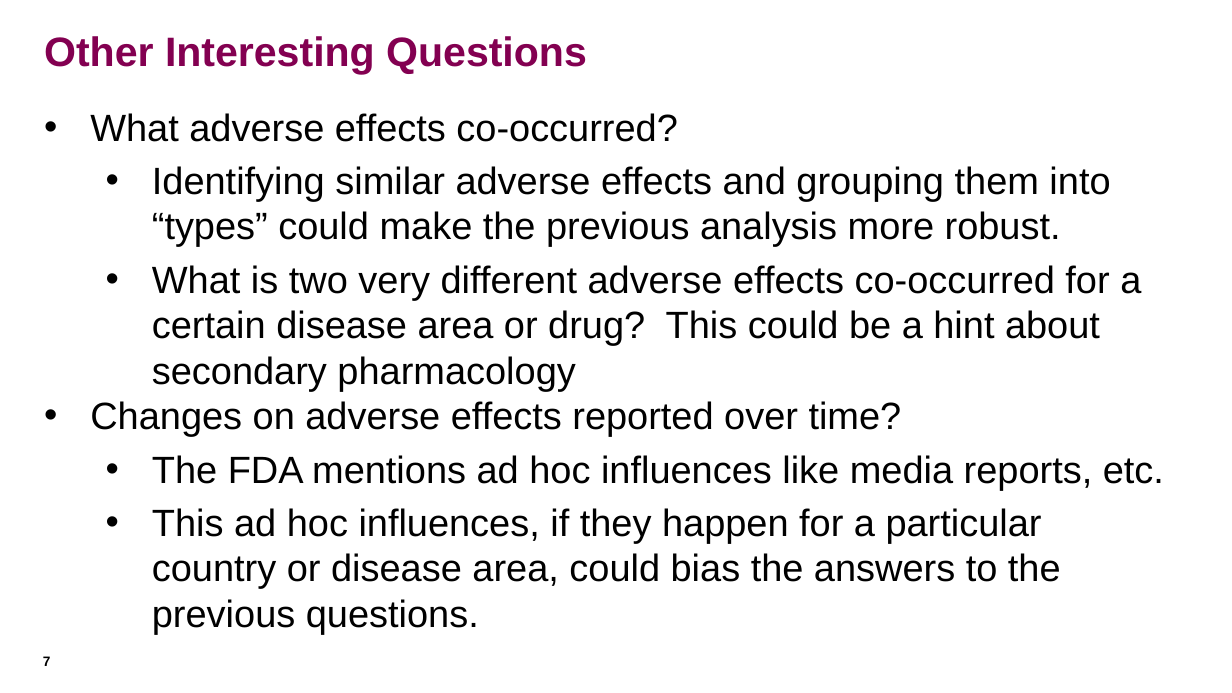
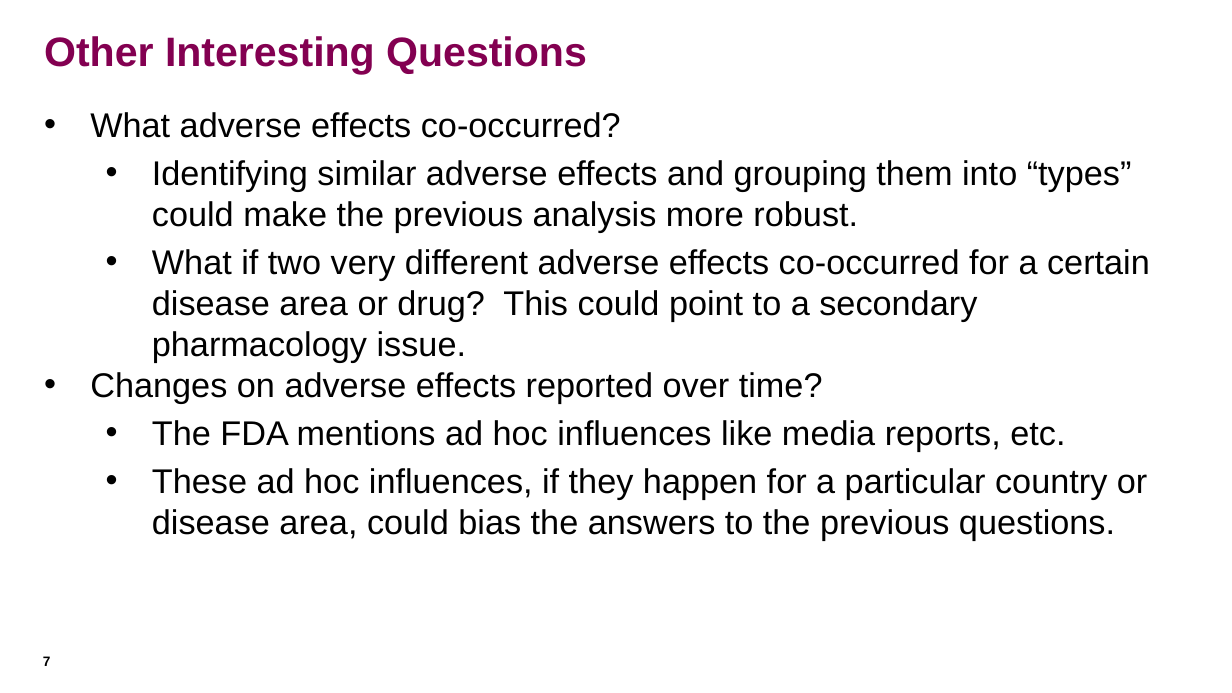
Before and after one commit to SalazarDomingo/FDA-Drug-Adverse-Effects-Analysis, a slide deck: slide 7 of FDA_DrugAdverseEffectsAnalysis.pptx. Drawn at 1232x693 pixels with LibreOffice and Linux fonts; fonts in the diff are those of the drawing. Boxes give left, top, right and bottom in pixels: in the first picture for what was removed or moved away, otherwise in the second. Text is boxed around its words. In the diff, an @@ line names an element or a change of style, - is before the commit and + after.

```diff
--- a/FDA_DrugAdverseEffectsAnalysis.pptx
+++ b/FDA_DrugAdverseEffectsAnalysis.pptx
@@ text at <box>90,112,1132,452</box>: size 22.2 to 20 pt in "What adverse effects co-occurred?", "Identifying similar adverse effects and grouping them ...", "Changes on adverse effects reported over time?", "The FDA mentions ad hoc influences like ..." @@
@@ text at <box>152,249,1150,363</box>: text changed; size 22.2 to 20 pt @@
-  • What is two very different adverse effects co-occurred for a certain disease area or drug? This could be a hint about secondary pharmacology
+  • What if two very different adverse effects co-occurred for a certain disease area or drug? This could point to a secondary pharmacology issue.
@@ text at <box>152,468,1147,541</box>: text changed; size 22.2 to 20 pt @@
-  • This ad hoc influences, if they happen for a particular country or disease area, could bias the answers to the previous questions.
+  • These ad hoc influences, if they happen for a particular country or disease area, could bias the answers to the previous questions.
```
Also in this commit, not shown: 14 other slides changed, 16 slides added, 13 slides removed.
